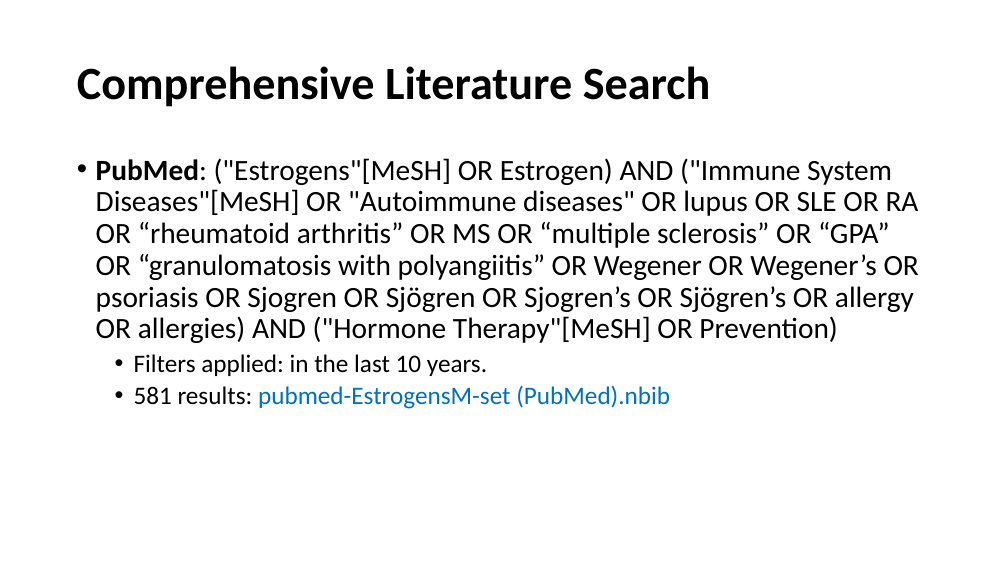
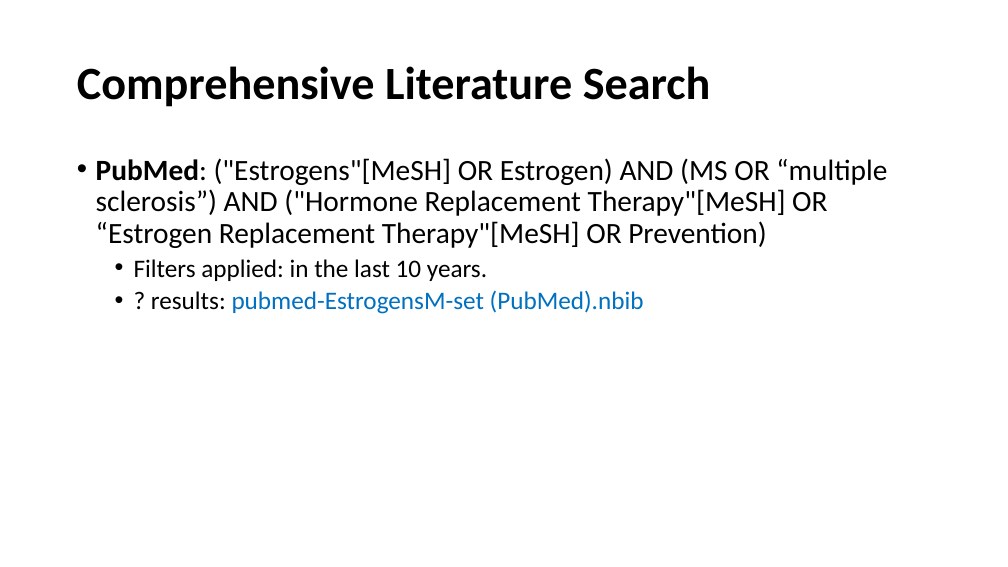
Before and after one commit to BruceChen034020/EstrogenMultipleSclerosisSystematicReview, a slide deck: slide 4 of Estrogen as an immunomodulator for multiple sclerosis.pptx. Drawn at 1008x567 pixels with LibreOffice and Linux fonts; fonts in the diff are those of the drawing. Boxes give left, top, right and bottom in pixels: in the first picture for what was removed or moved away, otherwise in the second. Text is boxed around its words. In the diff, an @@ line names an element or a change of style, - is before the commit and + after.

```diff
--- a/Estrogen as an immunomodulator for multiple sclerosis.pptx
+++ b/Estrogen as an immunomodulator for multiple sclerosis.pptx
@@ text at box(96, 158, 887, 248): text changed @@
-• PubMed: ("Estrogens"[MeSH] OR Estrogen) AND ("Immune System Diseases"[MeSH] OR "Autoimmune diseases" OR lupus OR SLE OR RA OR “rheumatoid arthritis” OR MS OR “multiple sclerosis” OR “GPA” OR “granulomatosis with polyangiitis” OR Wegener OR Wegener’s OR psoriasis OR Sjogren OR Sjögren OR Sjogren’s OR Sjögren’s OR allergy OR allergies) AND ("Hormone Therapy"[MeSH] OR Prevention)
+• PubMed: ("Estrogens"[MeSH] OR Estrogen) AND (MS OR “multiple sclerosis”) AND ("Hormone Replacement Therapy"[MeSH] OR “Estrogen Replacement Therapy"[MeSH] OR Prevention)
@@ text at box(151, 290, 644, 314): text changed @@
-  • 581 results: pubmed-EstrogensM-set (PubMed).nbib
+  • ? results: pubmed-EstrogensM-set (PubMed).nbib
```
Also in this commit, not shown: 11 other slides changed, 1 slide added, 14 slides removed.
